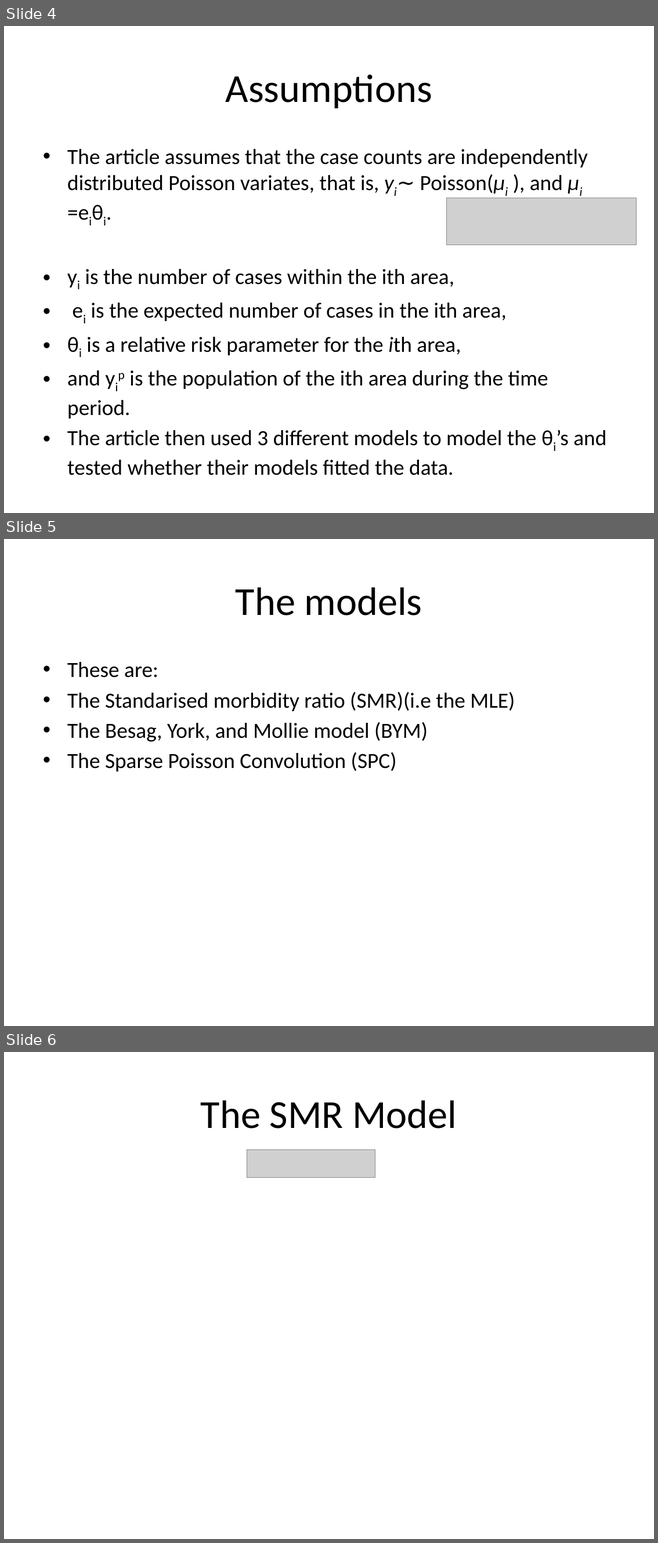
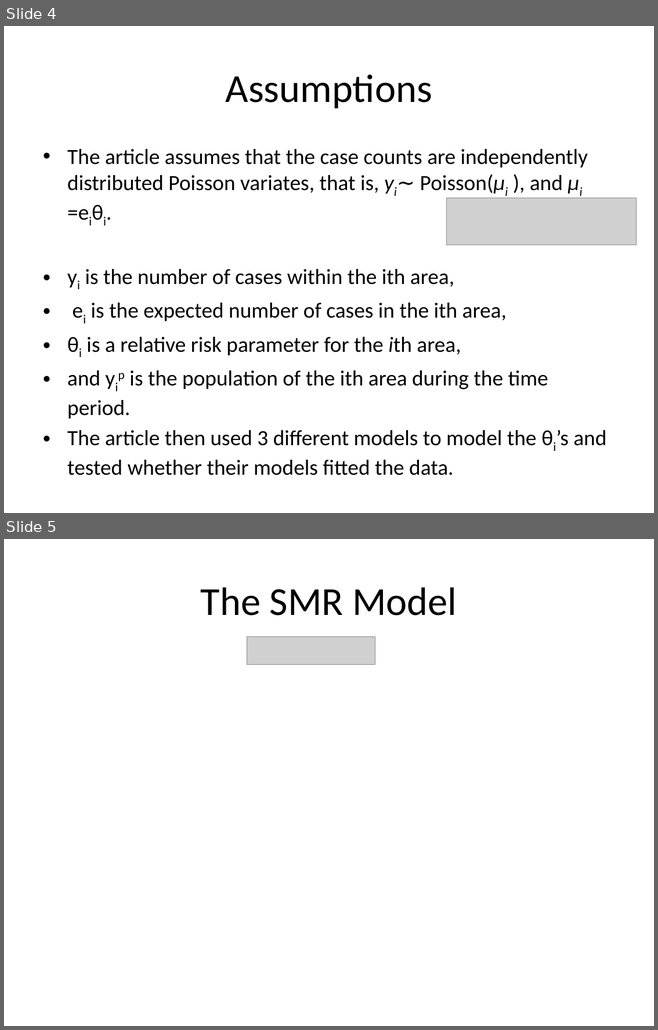
Before and after one commit to mertz2001/stat-inference, a slide deck: STAT3013 Project draft2.pptx. Shown one above the other, each under a label of ours: slides 4, 5 and 6 before the commit, slides 4 and 5 after it. The pictures are 658x1543 and 658x1030 pixels, drawn with LibreOffice and Linux fonts; fonts in the diff are those of the drawing; grey boxes stand for pictures. Boxes give left, top, right and bottom in pixels: in the first picture for what was removed or moved away, otherwise in the second. Text is boxed around its words. In the diff, an @@ line names an element or a change of style, - is before the commit and + after.

```diff
--- a/STAT3013 Project draft2.pptx
+++ b/STAT3013 Project draft2.pptx
@@ slide 5 removed at [4,539,654,1026], background #FFFFFF @@
@@ title removed at [235,587,422,616] @@
-The models
@@ text removed at [67,662,514,772] @@
-• These are:
-• The Standarised morbidity ratio (SMR)(i.e the MLE)
-• The Besag, York, and Mollie model (BYM)
-• The Sparse Poisson Convolution (SPC)
@@ what was slide 6 is now slide 5 @@
```
Also in this commit, not shown: 3 slides changed, 4 slides added, 1 other file.
